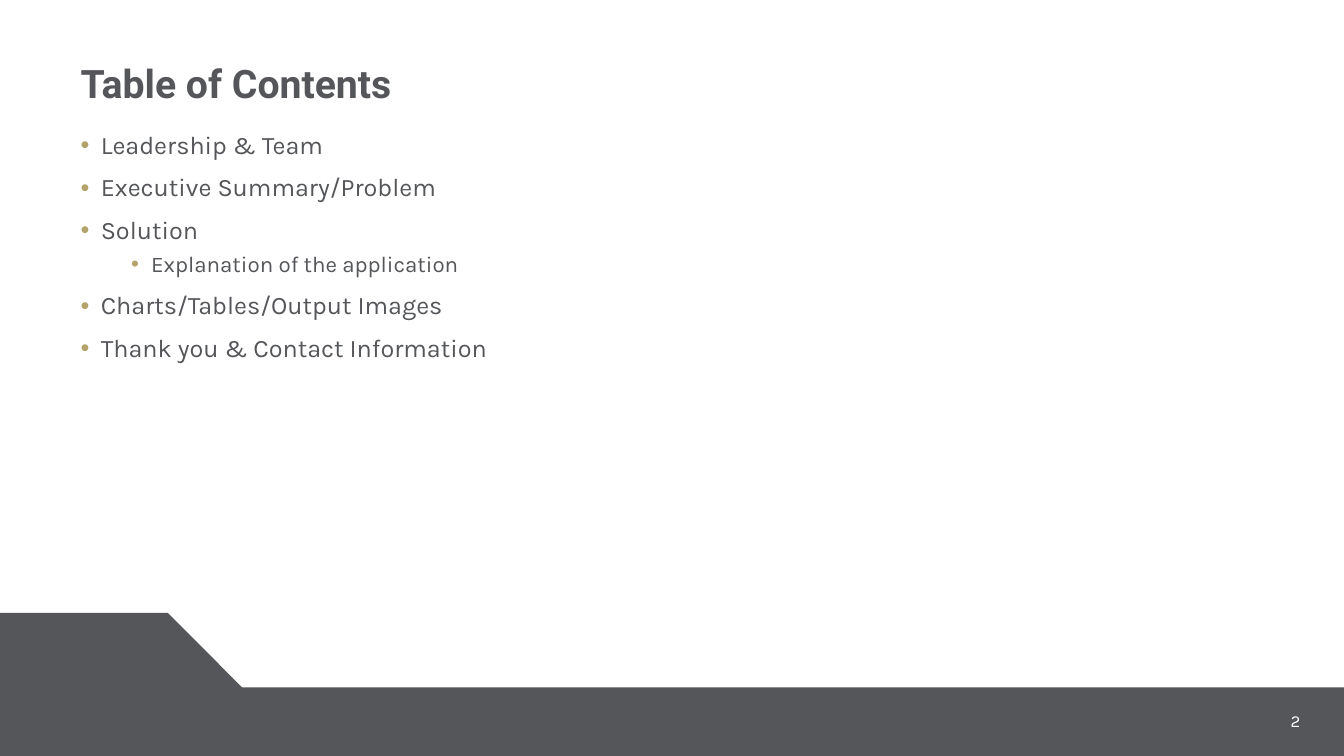
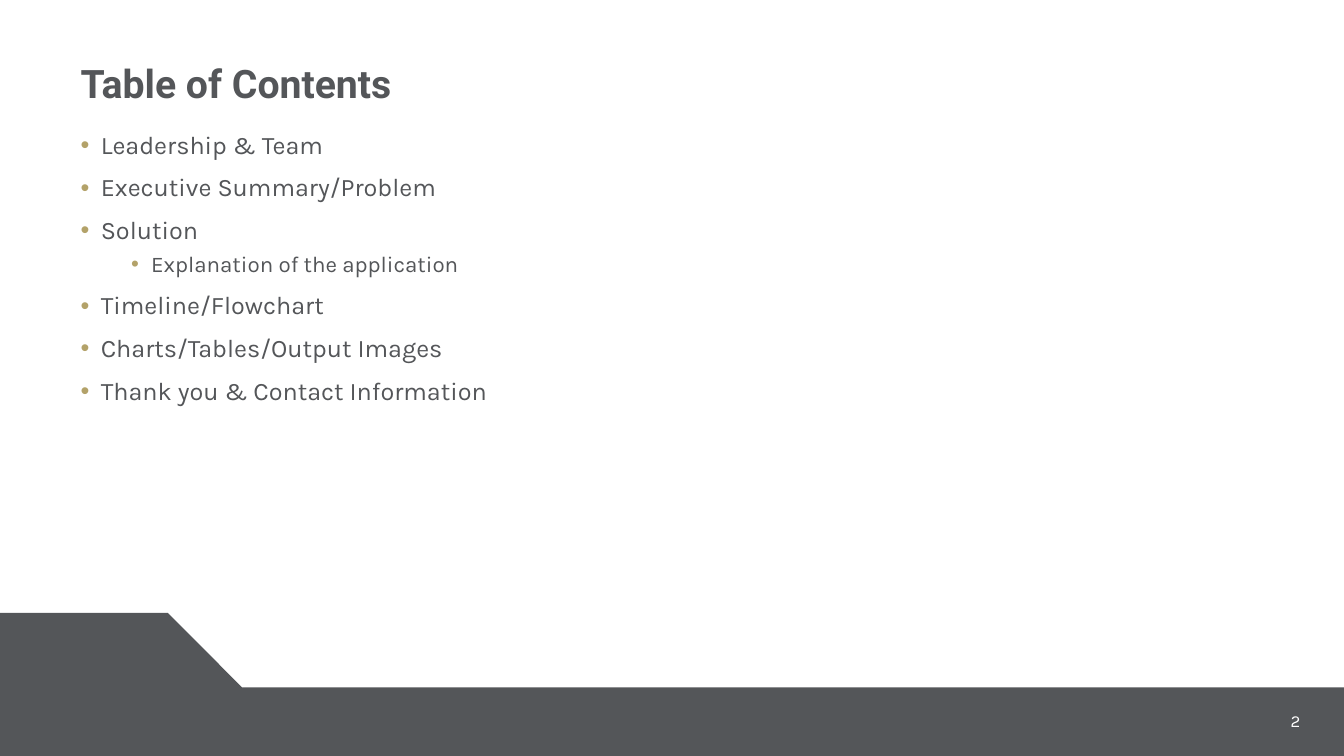
Before and after one commit to mauracarter-statistics/Code-A-Thon, a slide deck: slide 2 of slides_grant_master_cpcc.pptx. Drawn at 1344x756 pixels with LibreOffice and Linux fonts; fonts in the diff are those of the drawing; background and template pictures are left out. Boxes give left, top, right and bottom in pixels: in the first picture for what was removed or moved away, otherwise in the second. Text is boxed around its words. In the diff, an @@ line names an element or a change of style, - is before the commit and + after.

```diff
--- a/slides_grant_master_cpcc.pptx
+++ b/slides_grant_master_cpcc.pptx
@@ text at <box>101,295,324,316</box>: paragraph added @@
+• Timeline/Flowchart
```
Also in this commit, not shown: 2 other slides changed.
